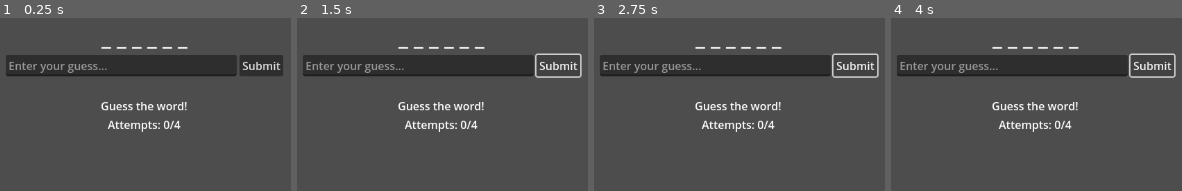
Above: before the commit, frames 1-4 (left to right).
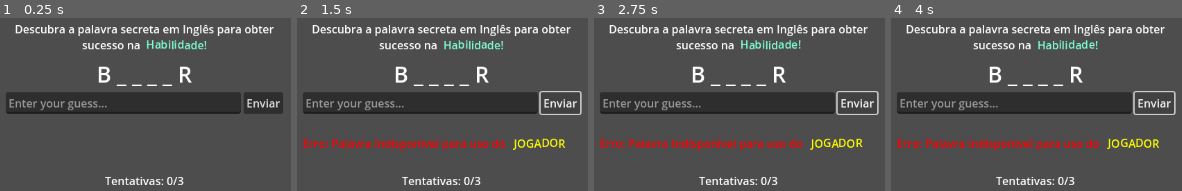
Above: after the commit, the same moments.

Repository: YuzuruTK/DarkSoulsMinusOne
Game: Godot game, scene res://minigames/termo/termo.tscn
Two runs of this game, one before a commit and one after it. Both use one fixed random seed, a clock stepped at 60 frames per second and the inputs below. The project has no main scene, so this scene is started directly.
Inputs:
- Up to frame 1 (0.25 s): no input
- Up to frame 2 (1.5 s): click "Submit" (after the commit: "Enviar") at 0.5 s; click "Submit" (after the commit: "Enviar") at 1.25 s
- Up to frame 3 (2.75 s): click "Submit" (after the commit: "Enviar") at 2 s
- Up to frame 4 (4 s): no input

The runs differ from the first frame. In frame 1, 27% of the frame differs, in the area x 2-98%, y 4-97%; in frame 2, 28%; in frame 3, 28%; in frame 4, 28%.

Commit message:
termo finalized

Diff:
--- a/minigames/termo/termo.gd
+++ b/minigames/termo/termo.gd
@@ -7,16 +7,22 @@
 var target_word = ""
 var displayed_word = ""
 var attempts = []
-var max_attempts = 4
+var max_attempts = 3
 var current_attempts = 0
 var game_over = false
+var SHAKE_EFFECT = "[shake rate=20.0 level=5 connected=1]"
+var letters_revealed_by_attempt
+var available_keys = []
+var letters_used = {}
+var WORDS_TO_TRY = []
 
 # UI References
 @onready var word_display = $VBoxContainer/WordDisplay
 @onready var input_field = $VBoxContainer/InputContainer/LineEdit
 @onready var submit_button = $VBoxContainer/InputContainer/SubmitButton
 @onready var attempts_list = $VBoxContainer/AttemptsList
-@onready var message_label = $VBoxContainer/MessageLabel
+@onready var message_label = $VBoxContainer/MessageRichTextLabel
+@onready var title_label = $VBoxContainer/TitleRichTextLabel
 @onready var restart_button = $VBoxContainer/RestartButton
 @onready var attempts_counter = $VBoxContainer/AttemptsCounter
 
@@ -39,6 +45,13 @@
 	restart_button.text = "New Game"
 	restart_button.visible = false
 
+	# Setup RichTextLabel
+	message_label.bbcode_enabled = true
+	message_label.fit_content = true
+
+	title_label.bbcode_enabled = true
+	title_label.fit_content = true
+
 func load_words_from_file():
 	var file = FileAccess.open(WORDS_FILE_PATH, FileAccess.READ)
 
@@ -49,11 +62,14 @@
 		return
 
 	WORDS.clear()
+	WORDS_TO_TRY.clear()
 	var words_count = 0
 	while not file.eof_reached():
 		var line = file.get_line().strip_edges().to_upper()
 		WORDS.append(line)
 		words_count += 1
+		if words_count < 1000:
+			WORDS_TO_TRY.append(line)
 	file.close()
 
 	if WORDS.is_empty():
@@ -65,7 +81,11 @@
 
 func start_new_game():
 	# Reset game state
-	target_word = WORDS[randi() % WORDS.size()]
+	target_word = ""
+	while target_word == "":
+		target_word = WORDS_TO_TRY[randi() % WORDS_TO_TRY.size()]
+		if len(target_word) <= 4:
+			target_word = ""
 	displayed_word = ""
 	attempts.clear()
 	current_attempts = 0
@@ -75,16 +95,34 @@
 	for i in range(target_word.length()):
 		displayed_word += "_"
 
+	letters_used.clear()
+	for index in range(len(target_word)):
+		letters_used[index] = false
+
+	available_keys.clear()
+	for key in letters_used.keys():
+		if not letters_used[key]:
+			available_keys.append(key)
+	var number_of_reveal
+	if len(target_word) < 6:
+		number_of_reveal = 1
+	else:
+		number_of_reveal = len(target_word) / (max_attempts)
+	letters_revealed_by_attempt = floor(number_of_reveal)
+
+	show_hint(number_of_reveal)
+
+
 	# Reset UI
 	update_display()
 	input_field.editable = true
 	submit_button.disabled = false
 	restart_button.visible = false
-	message_label.text = "Guess the word!"
-	message_label.modulate = Color.WHITE
+
+	title_label.text = "[center]Descubra a palavra secreta em Inglês para obter sucesso na [color=aquamarine] " + SHAKE_EFFECT + "Habilidade![/shake][/color][/center]"
 	attempts_list.text = ""
 
-	print("New game started! Target word: " + target_word)  # Debug - remove in final version
+	print("New game started! Target word: " + target_word) # Debug - remove in final version
 
 func _on_submit_pressed():
 	process_guess()
@@ -100,12 +138,12 @@
 	input_field.text = ""
 
 	if guess == "" or guess not in WORDS:
+		message_label.text = "[color=red]Erro: Palavra Indisponivel para uso do [/color] [color=yellow] "+ SHAKE_EFFECT +"JOGADOR [/shake][/color]"
 		return
 
 	# Check if already guessed
 	if guess in attempts:
-		message_label.text = "You already tried '" + guess + "'!"
-		message_label.modulate = Color.YELLOW
+		message_label.text = "[center]" + guess + "[color=yellow] já foi usado ![/color][/center]"
 		return
 
 	# Add to attempts
@@ -117,44 +155,47 @@
 		win_game()
 		return
 
-	# Check if guess is a single letter
-	for letter in guess.split(""):
-		if target_word.contains(letter):
-			reveal_letter(letter)
-			message_label.text = "Good guess! '" + guess + "' is in the word!"
-			message_label.modulate = Color.GREEN
-
-			# Check if word is complete
-			if not displayed_word.contains("_"):
-				win_game()
-				return
 	wrong_guess()
 
-func reveal_letter(letter: String):
+func show_hint(quantity):
+	if len(target_word) % 2 != 0:
+		quantity = floor(quantity)
+	else:
+		quantity = floor(quantity)
+	for i in range(quantity):
+		var index = available_keys[randi() % available_keys.size()]
+		letters_used[index] = true
+		reveal_letter(index)
+
+func reveal_letter(index: int):
 	var new_displayed = ""
-	for i in range(target_word.length()):
-		if target_word[i] == letter:
-			new_displayed += letter
+	for i in range(len(target_word)):
+		if i == index:
+			new_displayed += target_word[index]
 		else:
-			new_displayed += displayed_word[i]
+			new_displayed += displayed_word.split("")[i]
 	displayed_word = new_displayed
 	update_display()
 
 func wrong_guess():
 	current_attempts += 1
-	message_label.text = "Wrong guess! " + str(max_attempts - current_attempts) + " attempts left."
-	message_label.modulate = Color.RED
+	message_label.text = "[center][color=red]Bah vivente, a palavra está errada! tu tens " + str(max_attempts - current_attempts) + " tentativas restantes.[/color][/center]"
+
+	available_keys.clear()
+	for key in letters_used.keys():
+		if not letters_used[key]:
+			available_keys.append(key)
 
 	if current_attempts >= max_attempts:
 		lose_game()
+	show_hint(letters_revealed_by_attempt)
 
 	update_display()
 
 func win_game():
 	game_over = true
 	displayed_word = target_word
-	message_label.text = "Congratulations! You won!"
-	message_label.modulate = Color.GREEN
+	message_label.text = "[center][color=green][b]Boa Pia, Palavra correta[/b][/color][/center]"
 	input_field.editable = false
 	submit_button.disabled = true
 	restart_button.visible = true
@@ -163,8 +204,7 @@
 func lose_game():
 	game_over = true
 	displayed_word = target_word
-	message_label.text = "Game Over! The word was: " + target_word
-	message_label.modulate = Color.RED
+	message_label.text = "[center][color=red][b]CHINELADO![/b]"
 	input_field.editable = false
 	submit_button.disabled = true
 	restart_button.visible = true
@@ -179,10 +219,10 @@
 			spaced_word += " "
 
 	word_display.text = spaced_word
-	attempts_counter.text = "Attempts: " + str(current_attempts) + "/" + str(max_attempts)
+	attempts_counter.text = "Tentativas: " + str(current_attempts) + "/" + str(max_attempts)
 
 func update_attempts_list():
-	var attempts_text = "Previous guesses: "
+	var attempts_text = "palavras tentadas: "
 	for i in range(attempts.size()):
 		attempts_text += attempts[i]
 		if i < attempts.size() - 1:
--- a/minigames/termo/termo.tscn
+++ b/minigames/termo/termo.tscn
@@ -25,6 +25,12 @@
 grow_horizontal = 2
 grow_vertical = 2
 
+[node name="TitleRichTextLabel" type="RichTextLabel" parent="VBoxContainer"]
+custom_minimum_size = Vector2(0, 50)
+layout_mode = 2
+bbcode_enabled = true
+fit_content = true
+
 [node name="WordDisplay" type="Label" parent="VBoxContainer"]
 layout_mode = 2
 theme_override_font_sizes/font_size = 32
@@ -37,22 +43,24 @@
 [node name="LineEdit" type="LineEdit" parent="VBoxContainer/InputContainer"]
 layout_mode = 2
 size_flags_horizontal = 3
-placeholder_text = "Enter your guess..."
+placeholder_text = "escreva uma palavra Tchê"
+keep_editing_on_text_submit = true
+emoji_menu_enabled = false
 
 [node name="SubmitButton" type="Button" parent="VBoxContainer/InputContainer"]
 layout_mode = 2
-text = "Submit"
+text = "Enviar"
 
 [node name="AttemptsList" type="Label" parent="VBoxContainer"]
 layout_mode = 2
 text = "Previous guesses: "
 autowrap_mode = 2
 
-[node name="MessageLabel" type="Label" parent="VBoxContainer"]
+[node name="MessageRichTextLabel" type="RichTextLabel" parent="VBoxContainer"]
+custom_minimum_size = Vector2(0, 50)
 layout_mode = 2
-theme_override_font_sizes/font_size = 16
-text = "Guess the word!"
-horizontal_alignment = 1
+bbcode_enabled = true
+fit_content = true
 
 [node name="AttemptsCounter" type="Label" parent="VBoxContainer"]
 layout_mode = 2
